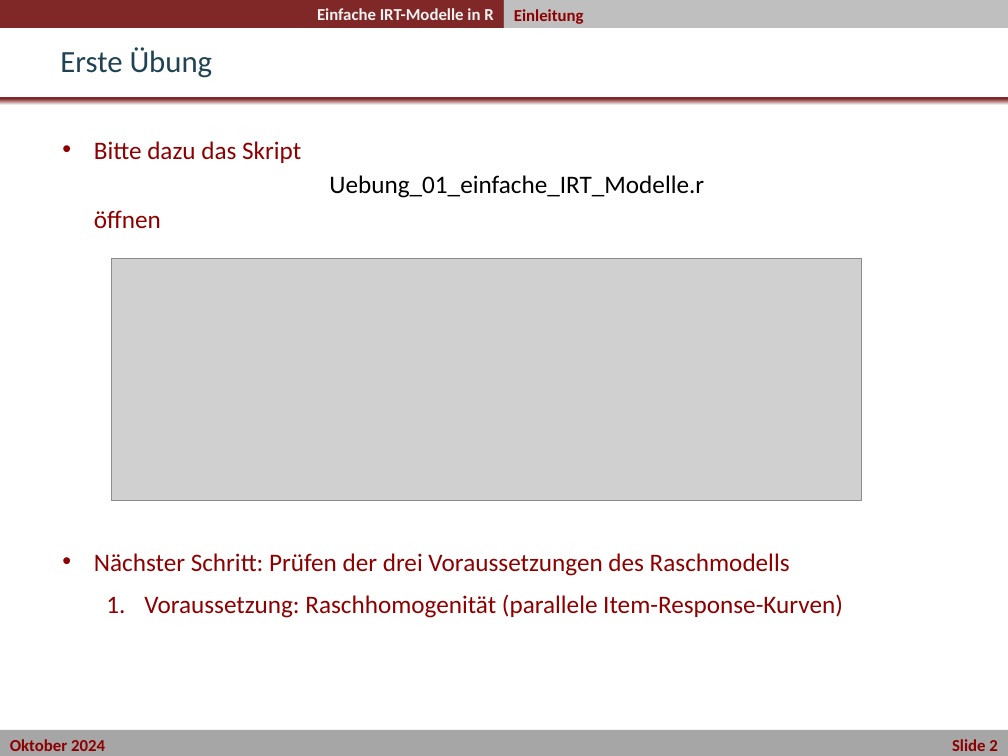
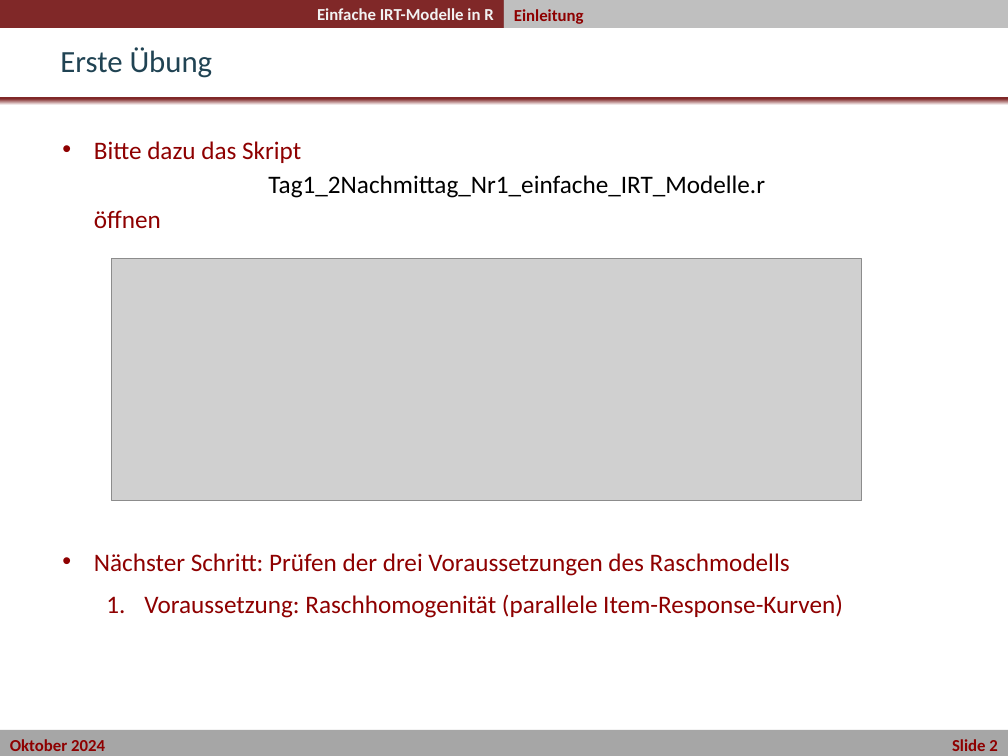
Before and after one commit to nickhaf/IRT_workshop, a slide deck: slide 3 of slides/Tag1_2Nachmittag_Nr1_Uebungen/02_Uebung_einfache_IRT-Modelle_in_R.pptx. Drawn at 1008x756 pixels with LibreOffice and Linux fonts; fonts in the diff are those of the drawing; grey boxes stand for pictures; background and template pictures are left out. Boxes give left, top, right and bottom in pixels: in the first picture for what was removed or moved away, otherwise in the second. Text is boxed around its words. In the diff, an @@ line names an element or a change of style, - is before the commit and + after.

```diff
--- a/slides/Tag1_2Nachmittag_Nr1_Uebungen/02_Uebung_einfache_IRT-Modelle_in_R.pptx
+++ b/slides/Tag1_2Nachmittag_Nr1_Uebungen/02_Uebung_einfache_IRT-Modelle_in_R.pptx
@@ text at <box>94,141,765,228</box>: text changed @@
-• Bitte dazu das Skript
-  Uebung_01_einfache_IRT_Modelle.r
-  öffnen
+• Bitte dazu das Skript
+  Tag1_2Nachmittag_Nr1_einfache_IRT_Modelle.r
+  öffnen
```
Also in this commit, not shown: 3 other slides changed, 5 other files.
